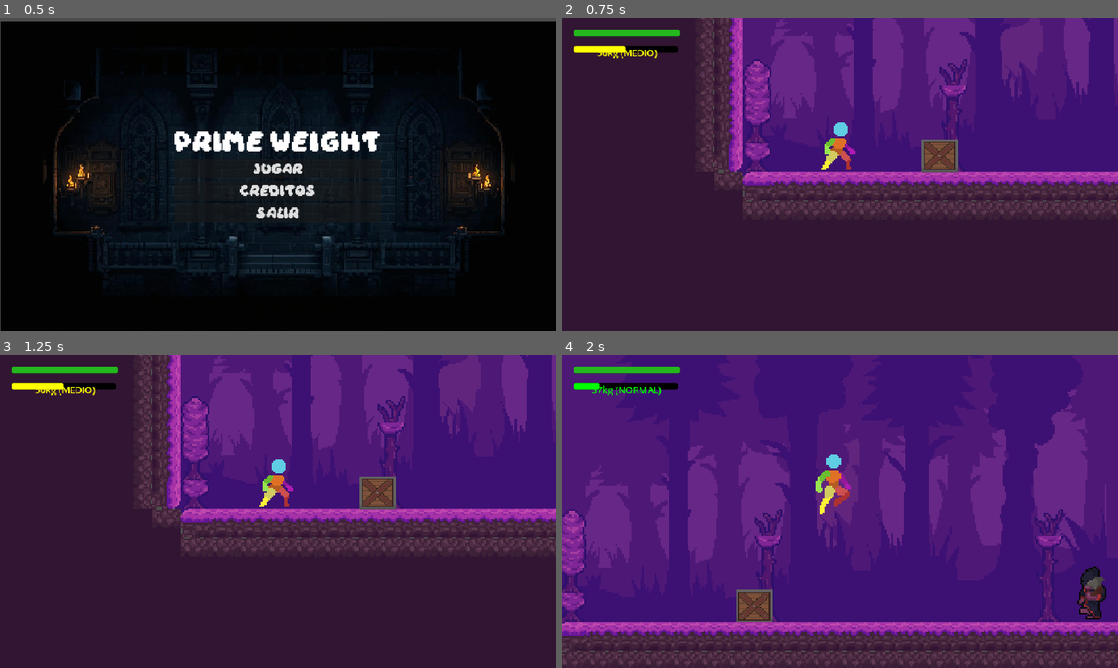
Above: before the commit, frames 1-4 (two rows, left to right).
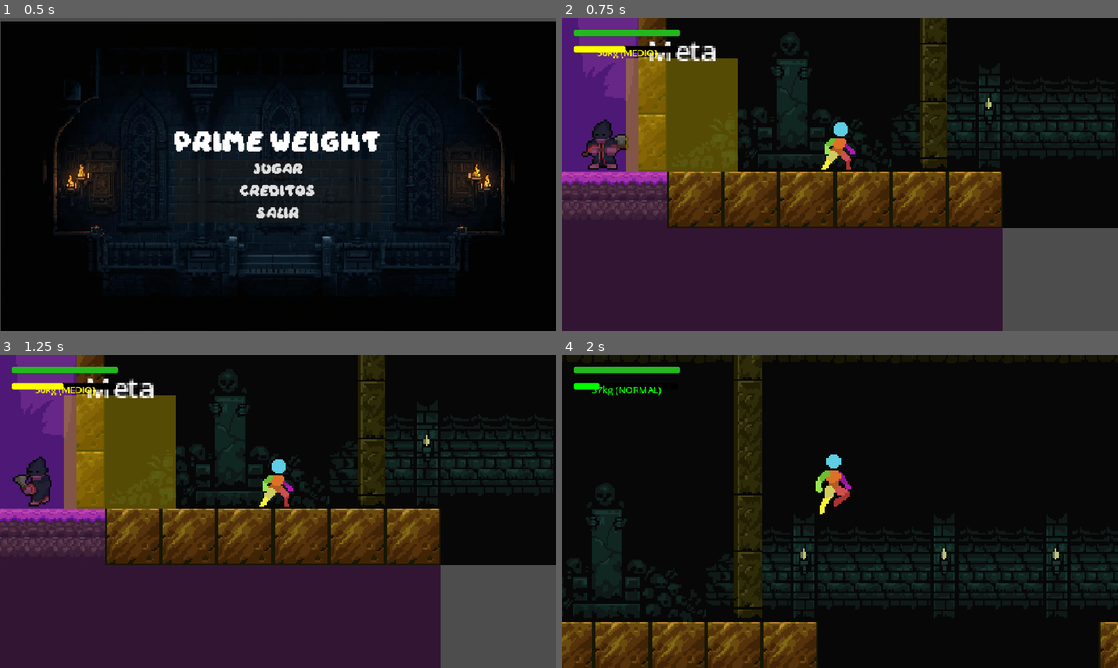
Above: after the commit, the same moments.

Repository: zeckless/Prime-MICh
Game: Godot game, scene res://Scenes/MainMenu.tscn
Same seed, same stepped clock (60 frames per second), same inputs: the game is played once before the commit and once after it.
Inputs:
- Up to frame 1 (0.5 s): no input
- Up to frame 2 (0.75 s): click "Jugar" at 0.5 s
- Up to frame 3 (1.25 s): no input
- Up to frame 4 (2 s): tap Enter (ui_accept) at 1.25, 1.52 s; hold Right (ui_right) from 1.28 s (still down); hold Q (decrease_weight) from 1.28 s (still down)

Frame 1 is identical in both runs. In frame 2, 71% of the frame differs, in the area x 0-100%, y 0-100%; in frame 3, 71%; in frame 4, 98%.

Commit message:
Mejorada la pantalla de victoria: HUDs de vida y peso se ocultan al ganar

Diff:
--- a/Scenes/hud.tscn
+++ b/Scenes/hud.tscn
@@ -16,7 +16,7 @@
 corner_radius_bottom_right = 4
 corner_radius_bottom_left = 4
 
-[node name="HUD" type="CanvasLayer"]
+[node name="HUD" type="CanvasLayer" groups=["hud"]]
 script = ExtResource("1_e0onf")
 
 [node name="MarginContainer" type="MarginContainer" parent="."]
--- a/Scenes/hudpeso.tscn
+++ b/Scenes/hudpeso.tscn
@@ -16,7 +16,7 @@
 corner_radius_bottom_right = 4
 corner_radius_bottom_left = 4
 
-[node name="HUDpeso" type="CanvasLayer"]
+[node name="HUDpeso" type="CanvasLayer" groups=["hud"]]
 script = ExtResource("1_qvlvi")
 
 [node name="MarginContainer" type="MarginContainer" parent="."]
--- a/Scenes/mundo.tscn
+++ b/Scenes/mundo.tscn
@@ -2051,7 +2051,7 @@
 layer_0/tile_data = PackedInt32Array(15, 7, 1342177281, 131070, 7, 1342177281, 131071, 7, 1342177281, 65536, 7, 1342177 …(23414 unchanged characters)…
 
 [node name="player" parent="." instance=ExtResource("2_uqtxj")]
-position = Vector2(-56.65219, 1.1381807)
+position = Vector2(642.8289, 1.1381807)
 scale = Vector2(1.0440896, 1.1070733)
 
 [node name="Camera2D" type="Camera2D" parent="player"]
--- a/Scripts/victory.gd
+++ b/Scripts/victory.gd
@@ -2,6 +2,10 @@
 
 func _ready():
 	get_tree().paused = true
+	# Ocultar todos los HUDs cuando aparece la pantalla de victoria
+	for hud in get_tree().get_nodes_in_group("hud"):
+		hud.hide()
+
 	$CenterContainer/VBoxContainer/NextLevelButton.pressed.connect(_on_next_level_pressed)
 	$CenterContainer/VBoxContainer/MenuButton.pressed.connect(_on_menu_pressed)
 
